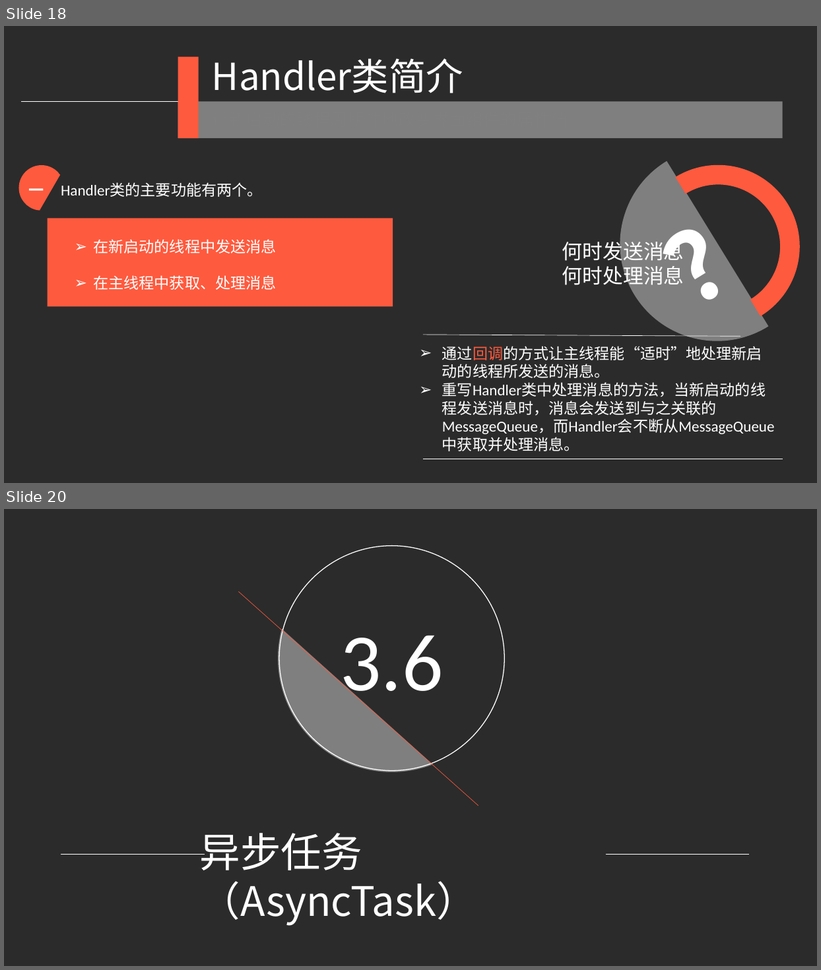
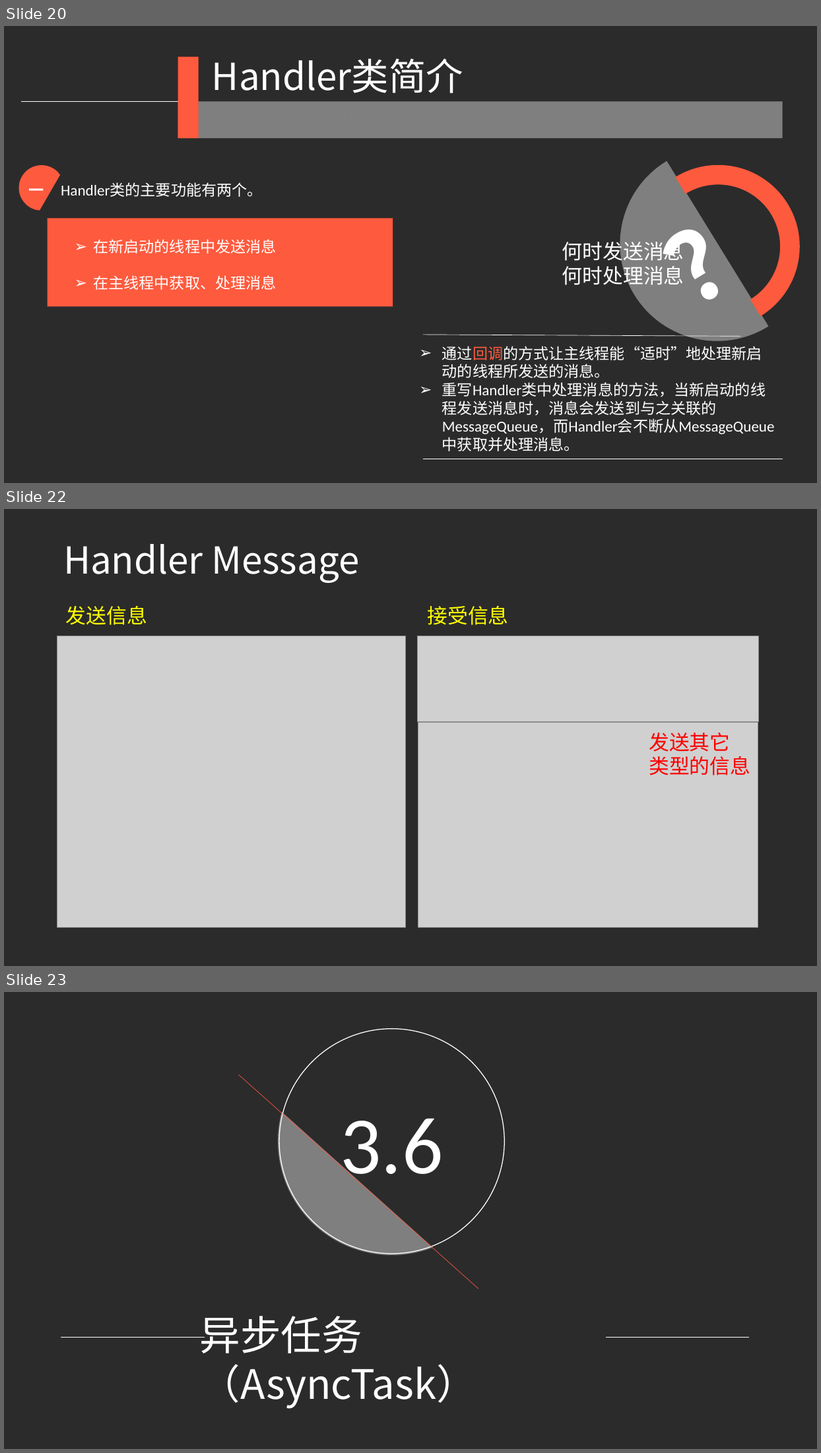
Before and after one commit to djuanbei/18Android1, a slide deck: ppt/ch3.pptx. Shown one above the other, each under a label of ours: slides 18 and 20 before the commit, slides 20, 22 and 23 after it; the slides between them are not shown. The pictures are 821x970 and 821x1453 pixels, drawn with LibreOffice and Linux fonts; fonts in the diff are those of the drawing; grey boxes stand for pictures; background and template pictures are left out; a plain dark background stands for a picture behind light text. Boxes give left, top, right and bottom in pixels: in the first picture for what was removed or moved away, otherwise in the second. Text is boxed around its words. In the diff, an @@ line names an element or a change of style, - is before the commit and + after.

```diff
--- a/ppt/ch3.pptx
+++ b/ppt/ch3.pptx
@@ slide 22 added at <box>4,509,817,966</box>, background picture (left out) @@
@@ title added at <box>63,544,359,583</box>, 44 pt, text #FFFFFF @@
+Handler Message
@@ text added at <box>66,606,147,625</box>, 24 pt, text #FFFF00 @@
+发送信息
@@ text added at <box>428,606,509,625</box>, 24 pt, text #FFFF00 @@
+接受信息
@@ picture added at <box>57,636,406,928</box> @@
@@ picture added at <box>418,636,758,722</box> @@
@@ picture added at <box>418,722,758,927</box> @@
@@ text added at <box>649,733,750,776</box>, 24 pt, text #FF0000 @@
+发送其它
+类型的信息
@@ what was slide 18 is now slide 20 @@
@@ what was slide 20 is now slide 23 @@
```
Also in this commit, not shown: 1 slide changed, 3 other slides added.
